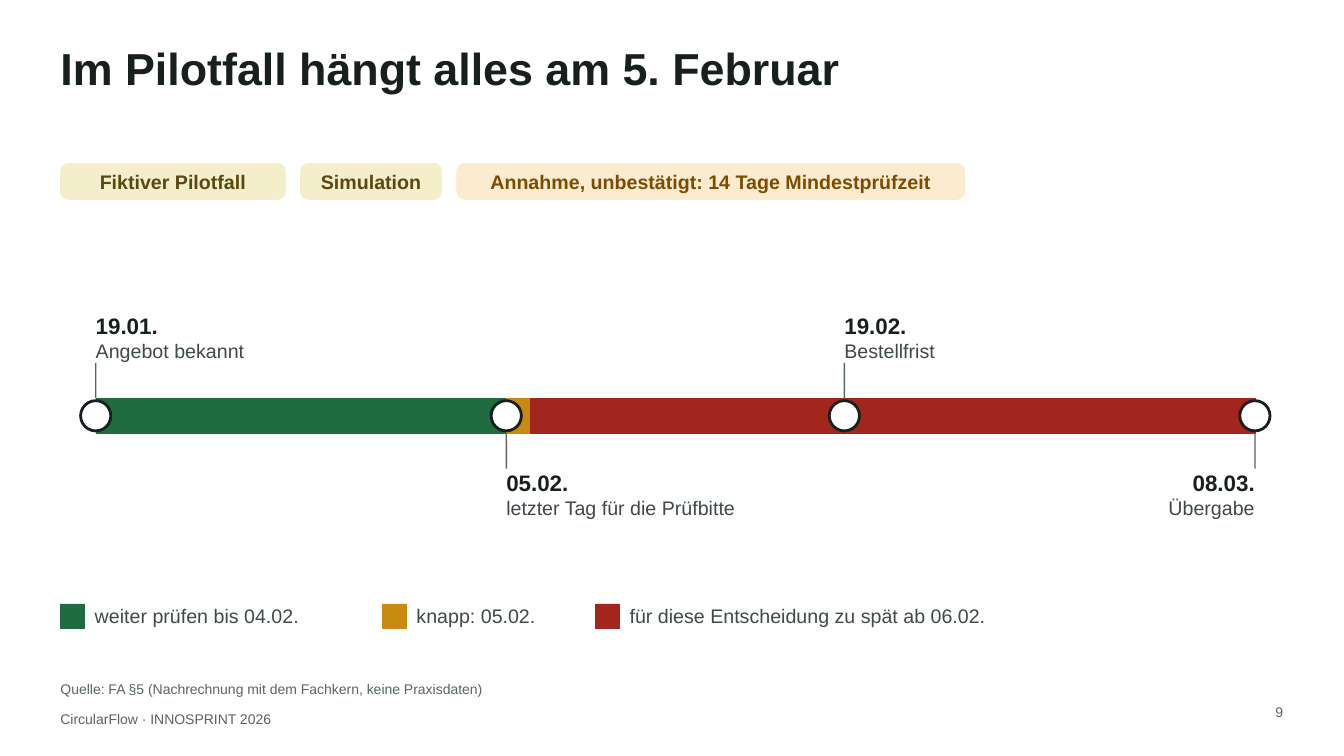
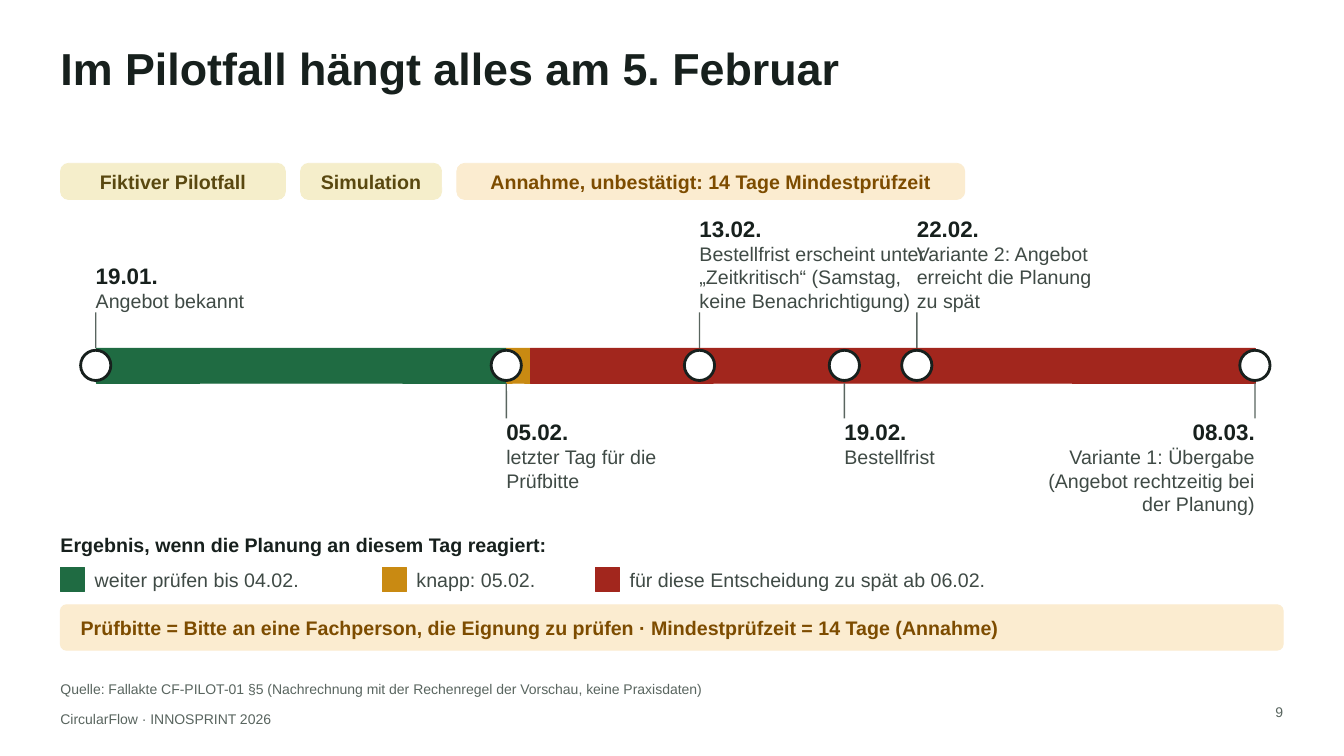
Before and after one commit to sammo3332/CircularFlow, a slide deck: slide 9 of pitch/innosprint-2026/ausgabe/weitere-fassungen/CircularFlow_INNOSPRINT2026_Fassung-B_Demo-zuerst.pptx. Drawn at 1344x756 pixels with LibreOffice and Linux fonts; fonts in the diff are those of the drawing. Boxes give left, top, right and bottom in pixels: in the first picture for what was removed or moved away, otherwise in the second. Text is boxed around its words. In the diff, an @@ line names an element or a change of style, - is before the commit and + after.

```diff
--- a/pitch/innosprint-2026/ausgabe/weitere-fassungen/CircularFlow_INNOSPRINT2026_Fassung-B_Demo-zuerst.pptx
+++ b/pitch/innosprint-2026/ausgabe/weitere-fassungen/CircularFlow_INNOSPRINT2026_Fassung-B_Demo-zuerst.pptx
@@ text "19.01.": place and size @@
-text "19.01." at bbox=[96, 318, 244, 362]
+text "19.01." at bbox=[96, 268, 244, 312]
@@ text added at bbox=[699, 221, 925, 313], 14 pt, text #3F4A45 @@
+13.02.
+Bestellfrist erscheint unter „Zeitkritisch“ (Samstag, keine Benachrichtigung)
@@ text added at bbox=[917, 221, 1091, 313], 14 pt, text #3F4A45 @@
+22.02.
+Variante 2: Angebot erreicht die Planung zu spät
@@ line moved from (845, 363) - (845, 398) to (700, 313) - (700, 348) @@
@@ line added from (918, 313) to (918, 348), #59655F 1 pt @@
@@ 3 rectangles, 2 lines, 2 ellipses: place and size @@
-3 rectangles, 2 lines, 2 ellipses at bbox=[81, 363, 1255, 469]
+3 rectangles, 2 lines, 2 ellipses at bbox=[81, 313, 1255, 418]
@@ ellipse: place and size @@
-ellipse at bbox=[830, 401, 860, 432]
+ellipse at bbox=[685, 351, 715, 381]
@@ ellipse: place and size @@
-ellipse at bbox=[1240, 401, 1270, 432]
+ellipse at bbox=[830, 351, 860, 381]
@@ ellipse added at bbox=[902, 351, 933, 381], fill #FFFFFF, outline #17201D 2 pt @@
@@ ellipse added at bbox=[1240, 351, 1270, 381], fill #FFFFFF, outline #17201D 2 pt @@
@@ line moved from (1255, 434) - (1255, 469) to (845, 383) - (845, 418) @@
@@ line added from (1255, 383) to (1255, 418), #59655F 1 pt @@
@@ text "05.02." rewrapped from bbox=[506, 475, 735, 519] to bbox=[506, 424, 656, 488] @@
@@ text "19.02.": place and size @@
-text "19.02." at bbox=[844, 318, 934, 358]
+text "19.02." at bbox=[844, 424, 934, 464]
@@ text "19.02." at bbox=[844, 424, 934, 464]: vertical alignment bottom to top @@
@@ text "08.03.": place and size @@
-text "08.03." at bbox=[1168, 475, 1255, 519]
+text "08.03." at bbox=[1048, 424, 1255, 515]
@@ text at bbox=[1048, 449, 1255, 515]: text changed @@
-Übergabe
+Variante 1: Übergabe (Angebot rechtzeitig bei der Planung)
@@ text added at bbox=[60, 537, 547, 556], 14 pt, text #17201D, bold @@
+Ergebnis, wenn die Planung an diesem Tag reagiert:
@@ 3 texts, 3 rectangles: place and size @@
-3 texts, 3 rectangles at bbox=[60, 604, 986, 628]
+3 texts, 3 rectangles at bbox=[60, 568, 986, 592]
@@ rounded rectangle added at bbox=[60, 605, 1284, 650], fill #FBECD0, outline #FBECD0 0.75 pt @@
@@ text added at bbox=[81, 620, 997, 639], 14 pt, text #7D4C00, bold @@
+Prüfbitte = Bitte an eine Fachperson, die Eignung zu prüfen · Mindestprüfzeit = 14 Tage (Annahme)
@@ text at bbox=[60, 684, 701, 697]: text changed @@
-Quelle: FA §5 (Nachrechnung mit dem Fachkern, keine Praxisdaten)
+Quelle: Fallakte CF-PILOT-01 §5 (Nachrechnung mit der Rechenregel der Vorschau, keine Praxisdaten)
```
Also in this commit, not shown: 13 other slides changed, 25 other files.
